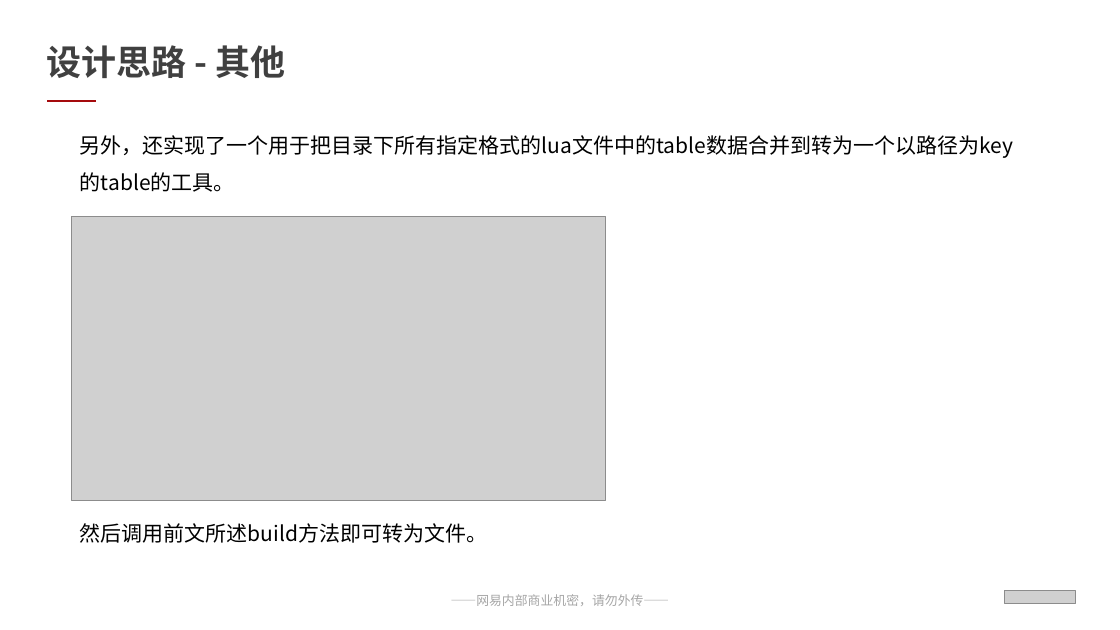
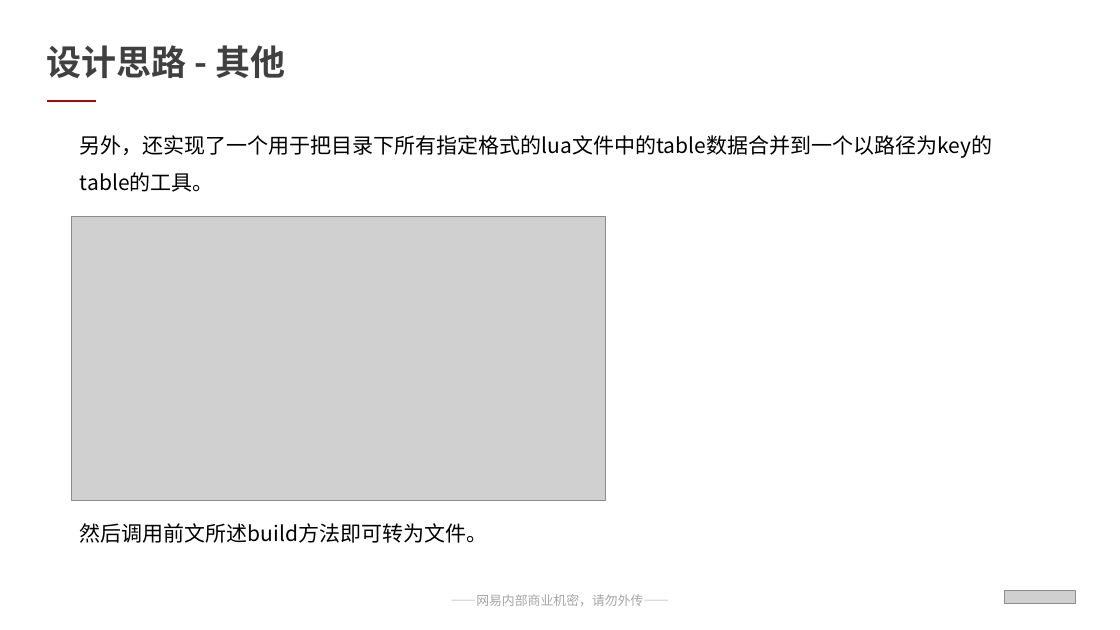
Before and after one commit to qwerbmb/lua_sh, a slide deck: slide 18 of test_speed/汇报ppt_刘淩峰.pptx (slide 17 before the commit). Drawn at 1120x630 pixels with LibreOffice and Linux fonts; fonts in the diff are those of the drawing; grey boxes stand for pictures. Boxes give left, top, right and bottom in pixels: in the first picture for what was removed or moved away, otherwise in the second. Text is boxed around its words. In the diff, an @@ line names an element or a change of style, - is before the commit and + after.

```diff
--- a/test_speed/汇报ppt_刘淩峰.pptx
+++ b/test_speed/汇报ppt_刘淩峰.pptx
@@ text at (80,135,992,192): text changed @@
-另外，还实现了一个用于把目录下所有指定格式的lua文件中的table数据合并到转为一个以路径为key的table的工具。
+另外，还实现了一个用于把目录下所有指定格式的lua文件中的table数据合并到一个以路径为key的table的工具。
```
Also in this commit, not shown: 8 other slides changed, 1 slide added.
